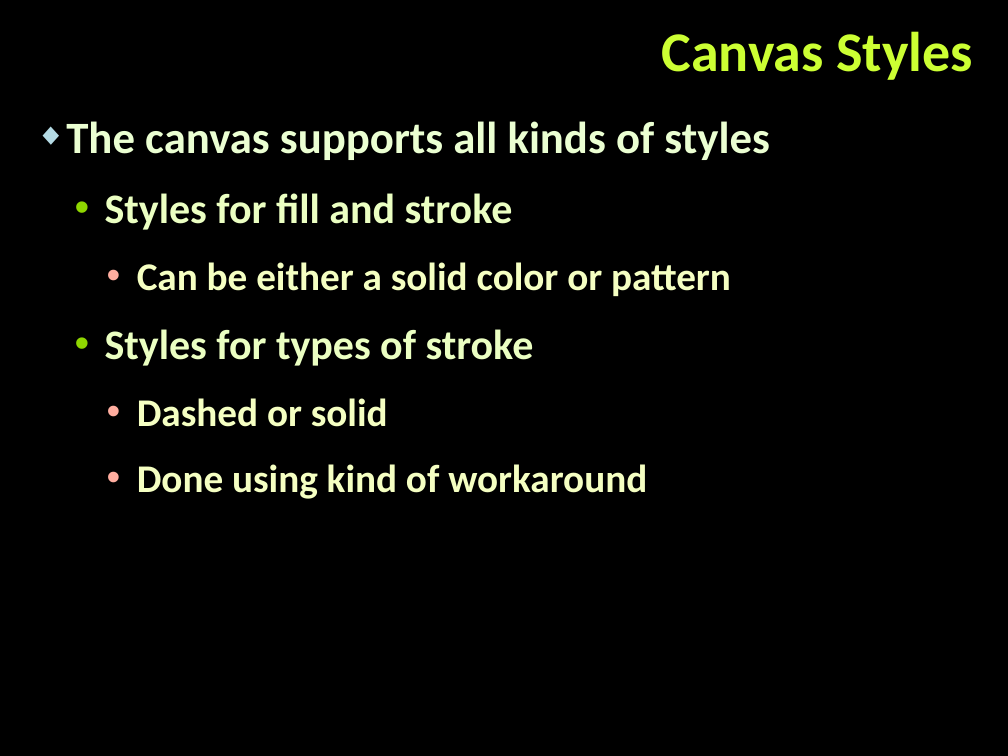
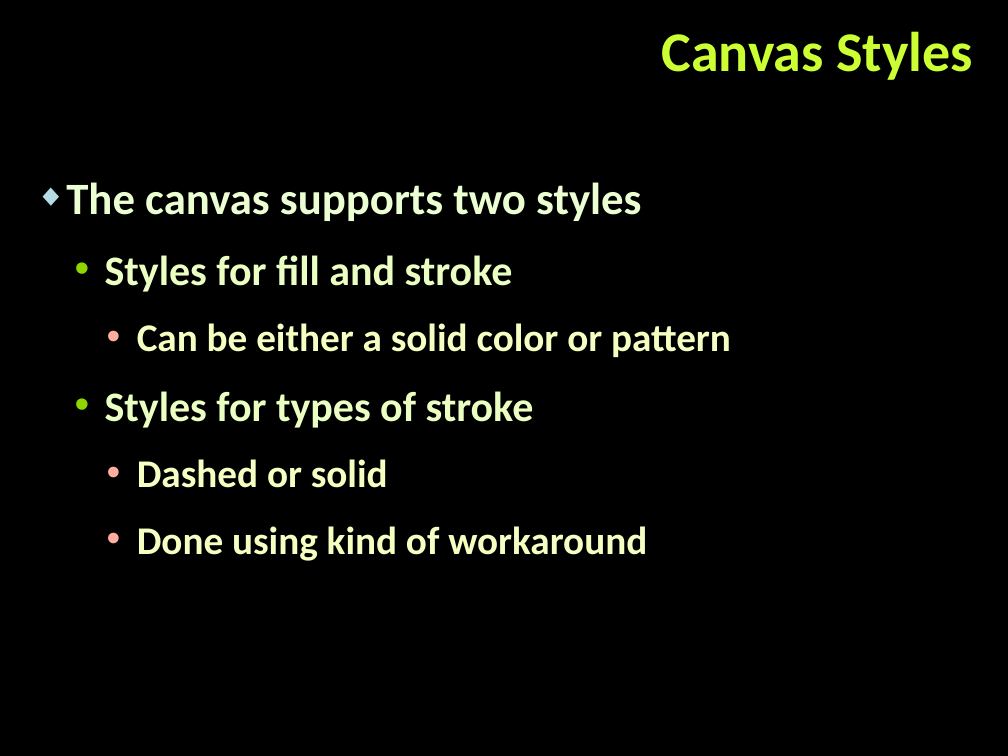
Before and after one commit to StefanSinapov/TelerikAcademy, a slide deck: slide 51 of 8. JavaScript UI & DOM/Lectures/02. Canvas.pptx (slide 46 before the commit). Drawn at 1008x756 pixels with LibreOffice and Linux fonts; fonts in the diff are those of the drawing; background and template pictures are left out. Boxes give left, top, right and bottom in pixels: in the first picture for what was removed or moved away, otherwise in the second. Text is boxed around its words. In the diff, an @@ line names an element or a change of style, - is before the commit and + after.

```diff
--- a/8. JavaScript UI & DOM/Lectures/02. Canvas.pptx
+++ b/8. JavaScript UI & DOM/Lectures/02. Canvas.pptx
@@ text "The canvas supports two styles": place and size @@
-text "The canvas supports two styles" at <box>66,121,769,499</box>
+text "The canvas supports two styles" at <box>66,182,731,561</box>
@@ text at <box>66,182,641,221</box>: text changed @@
-◆ The canvas supports all kinds of styles
+◆ The canvas supports two styles
```
Also in this commit, not shown: 8 other slides changed, 5 slides added, 6 other files.
